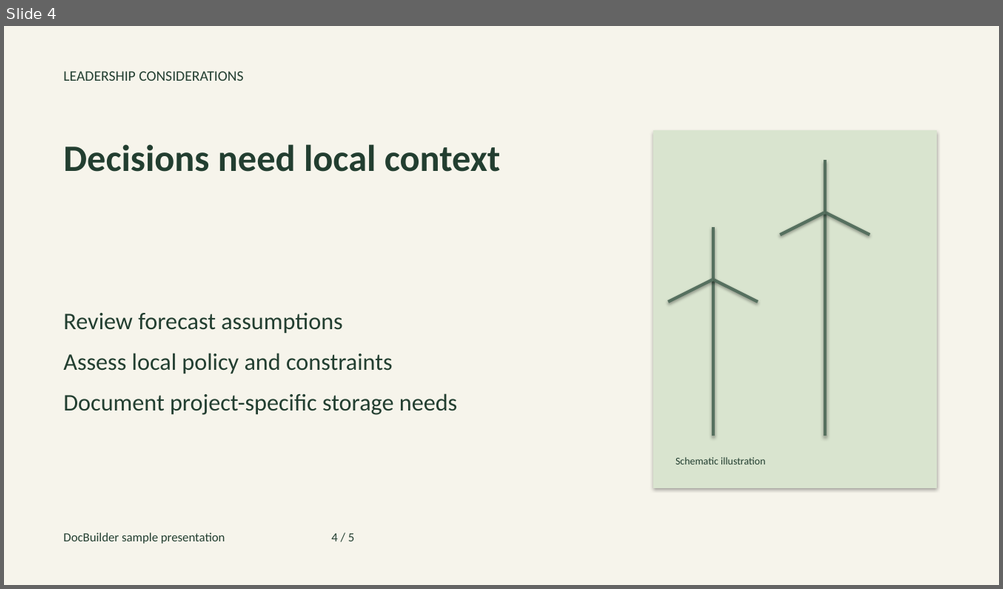
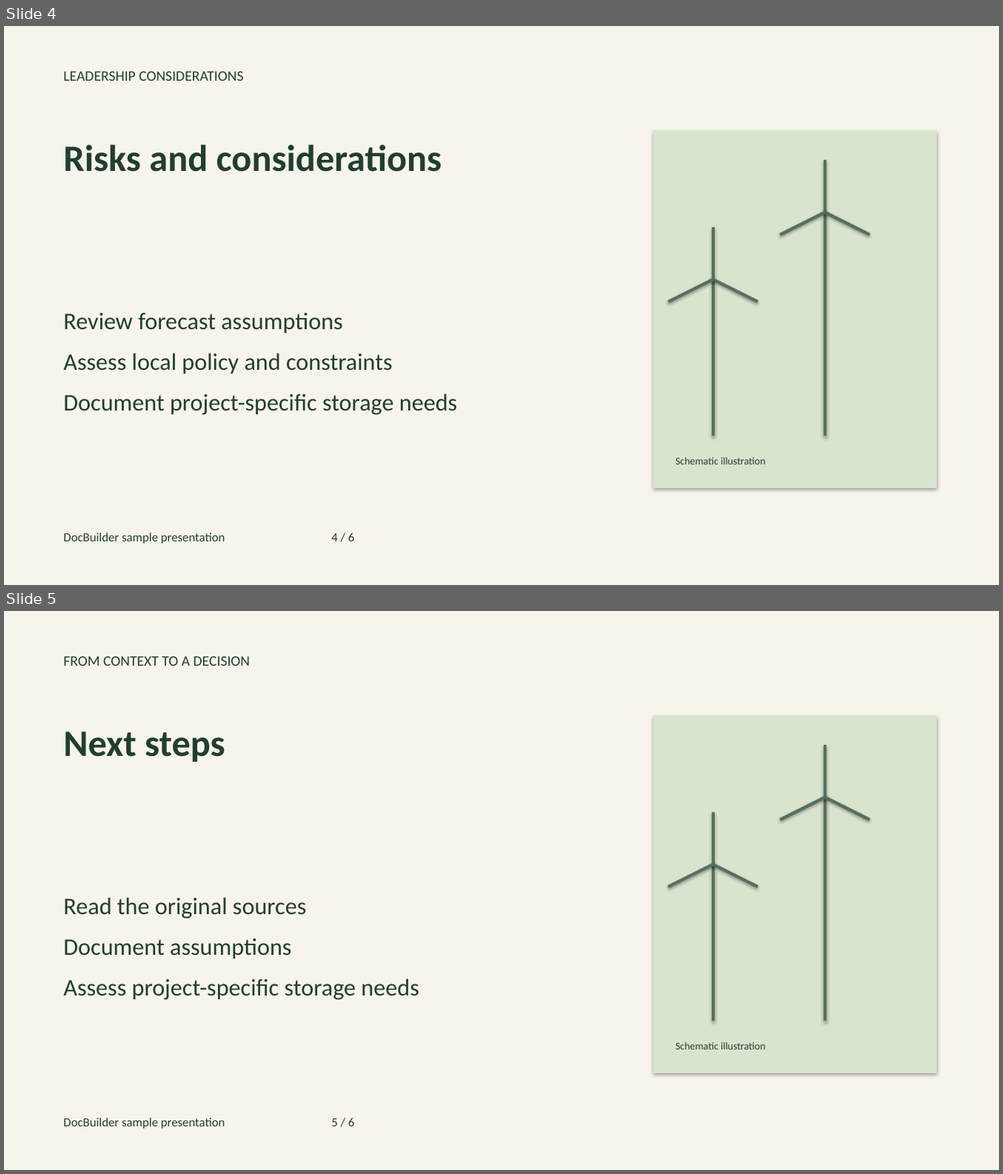
Before and after one commit to NoobSambit/docbuilder, a slide deck: frontend/public/landing/samples/clean-energy-briefing.pptx. Shown one above the other, each under a label of ours: slide 4 before the commit, slides 4 and 5 after it. The pictures are 1003x589 and 1003x1174 pixels, drawn with LibreOffice and Linux fonts; fonts in the diff are those of the drawing. Boxes give left, top, right and bottom in pixels: in the first picture for what was removed or moved away, otherwise in the second. Text is boxed around its words. In the diff, an @@ line names an element or a change of style, - is before the commit and + after.

Commit message:
feat(landing): present portrait report and separate widescreen deck exports

```diff
--- a/frontend/public/landing/samples/clean-energy-briefing.pptx
+++ b/frontend/public/landing/samples/clean-energy-briefing.pptx
@@ slide 5 added at (x1=4, y1=611, x2=999, y2=1170), background #F6F4EB @@
@@ text added at (x1=63, y1=656, x2=250, y2=666), 14 pt, text #223E30 @@
+FROM CONTEXT TO A DECISION
@@ rectangle added at (x1=653, y1=715, x2=936, y2=1073), fill #D9E4CF @@
@@ text added at (x1=63, y1=732, x2=225, y2=762), 36 pt, text #223E30, bold @@
+Next steps
@@ line added from (825, 797) to (825, 745), #56705F 3 pt @@
@@ line added from (825, 797) to (780, 820), #56705F 3 pt @@
@@ line added from (825, 797) to (825, 1022), #56705F 3 pt @@
@@ line added from (825, 797) to (870, 820), #56705F 3 pt @@
@@ line added from (713, 865) to (713, 812), #56705F 3 pt @@
@@ line added from (713, 865) to (668, 887), #56705F 3 pt @@
@@ line added from (713, 865) to (713, 1022), #56705F 3 pt @@
@@ line added from (713, 865) to (757, 887), #56705F 3 pt @@
@@ text added at (x1=63, y1=897, x2=418, y2=1000), 23 pt, text #223E30 @@
+Read the original sources
+Document assumptions
+Assess project-specific storage needs
@@ text added at (x1=675, y1=1042, x2=765, y2=1050), 10 pt, text #223E30 @@
+Schematic illustration
@@ text added at (x1=63, y1=1118, x2=354, y2=1129), 12 pt, text #223E30 @@
+DocBuilder sample presentation 5 / 6
@@ slide 4 changed as well @@
@@ text at (x1=63, y1=144, x2=442, y2=172): text changed @@
-Decisions need local context
+Risks and considerations
@@ text at (x1=63, y1=533, x2=354, y2=544): text changed @@
-DocBuilder sample presentation 4 / 5
+DocBuilder sample presentation 4 / 6
```
Also in this commit, not shown: 4 other slides changed, 13 other files.
